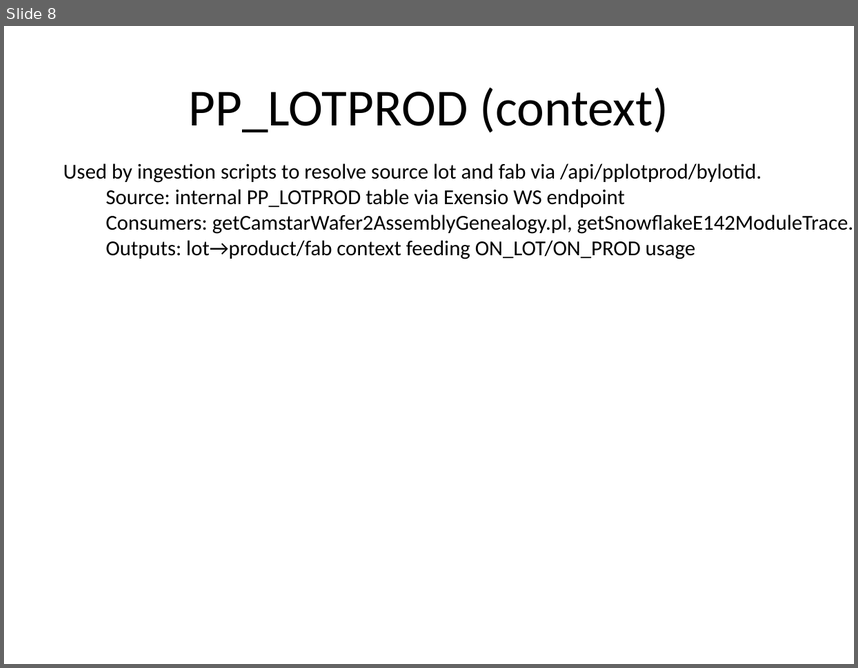
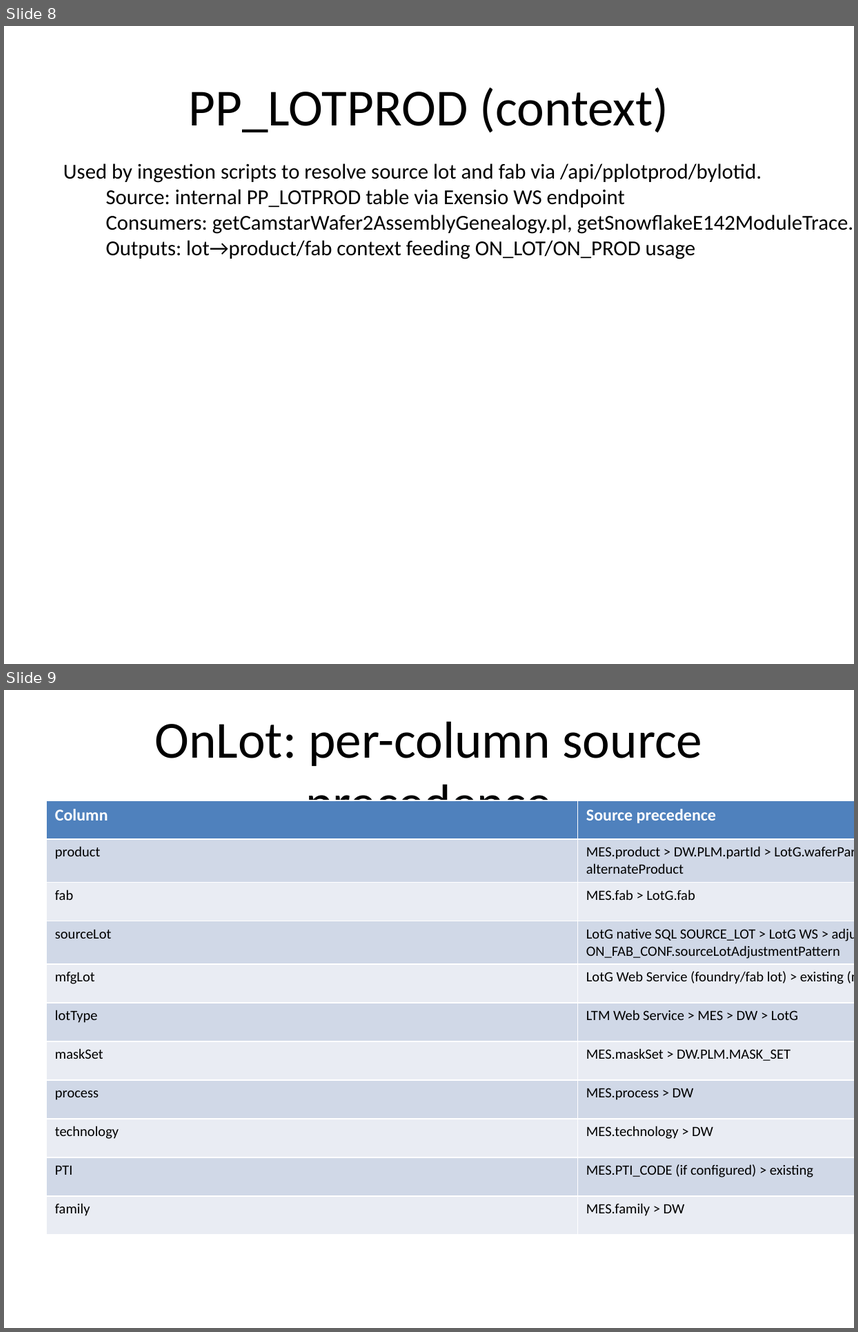
Before and after one commit to ejkorg/ert, a slide deck: docs/refb-endpoints-data-sources.pptx. Shown one above the other, each under a label of ours: slide 8 before the commit, slides 8 and 9 after it. The pictures are 858x668 and 858x1332 pixels, drawn with LibreOffice and Linux fonts; fonts in the diff are those of the drawing. Boxes give left, top, right and bottom in pixels: in the first picture for what was removed or moved away, otherwise in the second. Text is boxed around its words. In the diff, an @@ line names an element or a change of style, - is before the commit and + after.

Commit message:
Deck: add per-column source precedence slides for OnLot/OnProd/OnScribe/OnSlice/OnWmap

```diff
--- a/docs/refb-endpoints-data-sources.pptx
+++ b/docs/refb-endpoints-data-sources.pptx
@@ slide 9 added at box(4, 690, 854, 1328), background #FFFFFF @@
@@ title added at box(154, 721, 702, 801), 44 pt, text #000000 @@
+OnLot: per-column source precedence
@@ table added at box(47, 800, 854, 1225), 11 rows, 2 columns @@
+Column | Source precedence
+product | MES.product > DW.PLM.partId > LotG.waferPartAlternateProduct > request alternateProduct
+fab | MES.fab > LotG.fab
+sourceLot | LotG native SQL SOURCE_LOT > LotG WS > adjusted by ON_FAB_CONF.sourceLotAdjustmentPattern
+mfgLot | LotG Web Service (foundry/fab lot) > existing (manual preserved)
+lotType | LTM Web Service > MES > DW > LotG
+maskSet | MES.maskSet > DW.PLM.MASK_SET
+process | MES.process > DW
+technology | MES.technology > DW
+PTI | MES.PTI_CODE (if configured) > existing
+family | MES.family > DW
```
Also in this commit, not shown: 4 other slides added, 1 other file.
